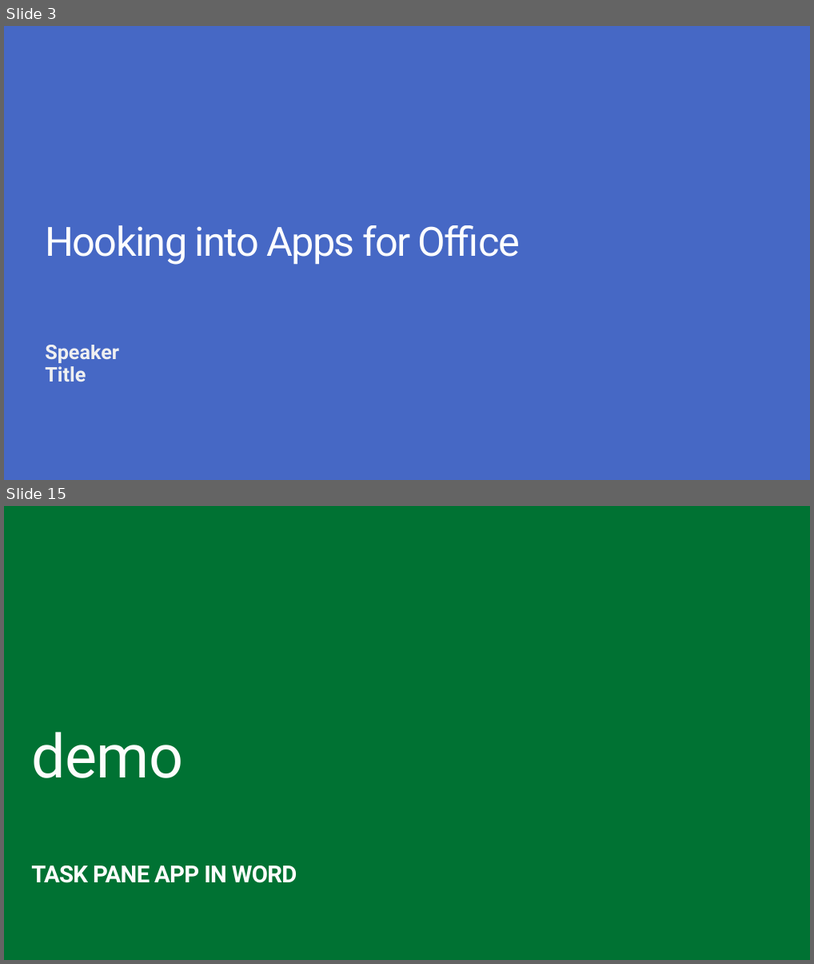
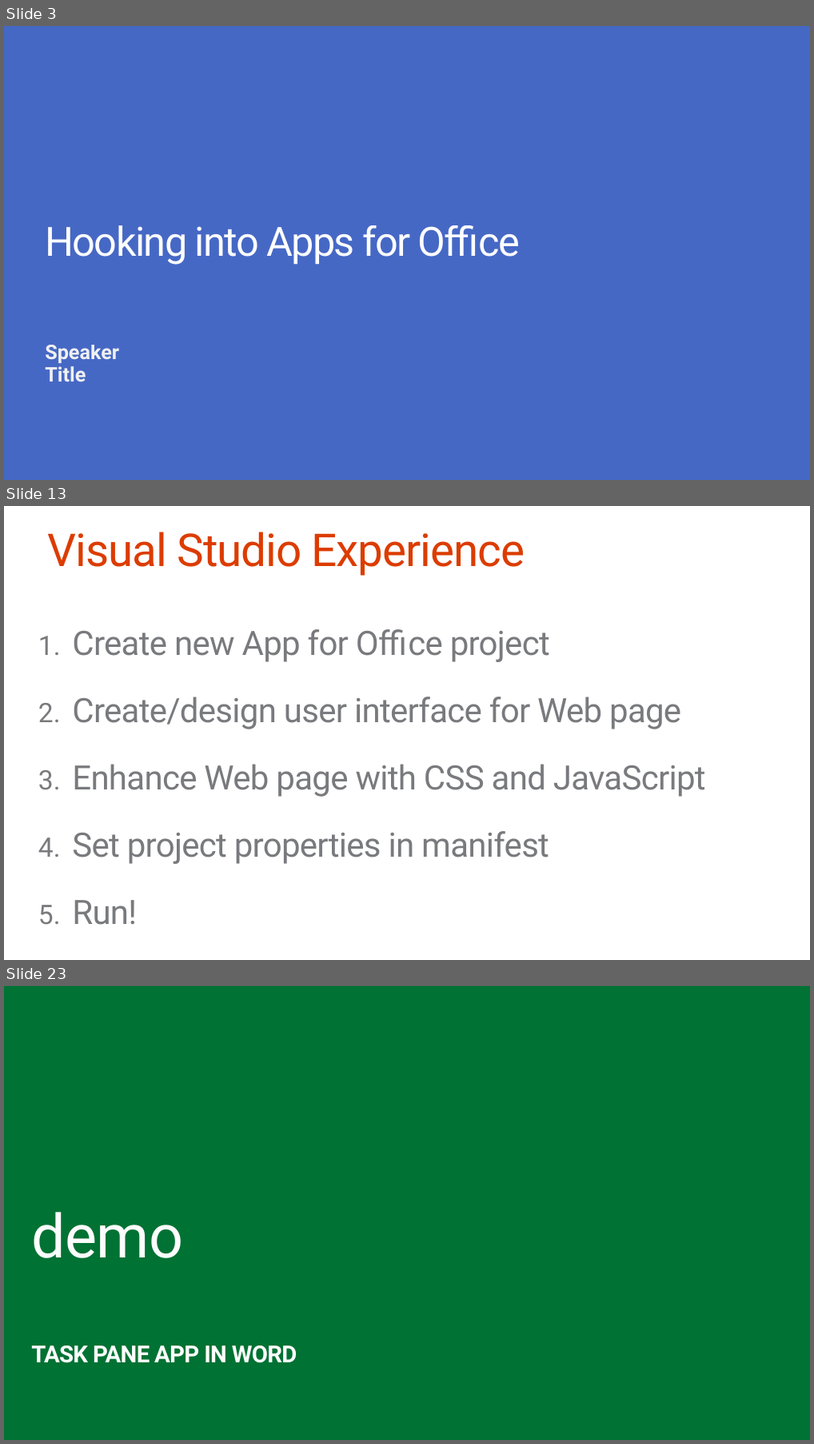
Before and after one commit to stinethebean/DevCampTraining, a slide deck: 05.Hook into Apps for Office/05.Hook into Apps for Office.pptx. Shown one above the other, each under a label of ours: slides 3 and 15 before the commit, slides 3, 13 and 23 after it; the slides between them are not shown. The pictures are 814x964 and 814x1444 pixels, drawn with LibreOffice and Linux fonts; fonts in the diff are those of the drawing; background and template pictures are left out. Boxes give left, top, right and bottom in pixels: in the first picture for what was removed or moved away, otherwise in the second. Text is boxed around its words. In the diff, an @@ line names an element or a change of style, - is before the commit and + after.

```diff
--- a/05.Hook into Apps for Office/05.Hook into Apps for Office.pptx
+++ b/05.Hook into Apps for Office/05.Hook into Apps for Office.pptx
@@ slide 13 added at (4,506,810,960), background #FFFFFF @@
@@ title added at (48,532,526,576), 55.1 pt, text #DC3C00 @@
+Visual Studio Experience
@@ text added at (72,629,706,924), 40.8 pt, text #797A7D @@
+1. Create new App for Office project
+2. Create/design user interface for Web page
+3. Enhance Web page with CSS and JavaScript
+4. Set project properties in manifest
+5. Run!
@@ what was slide 15 is now slide 23 @@
```
Also in this commit, not shown: 3 slides changed, 21 other slides added, 24 slides removed, 1 other file.
